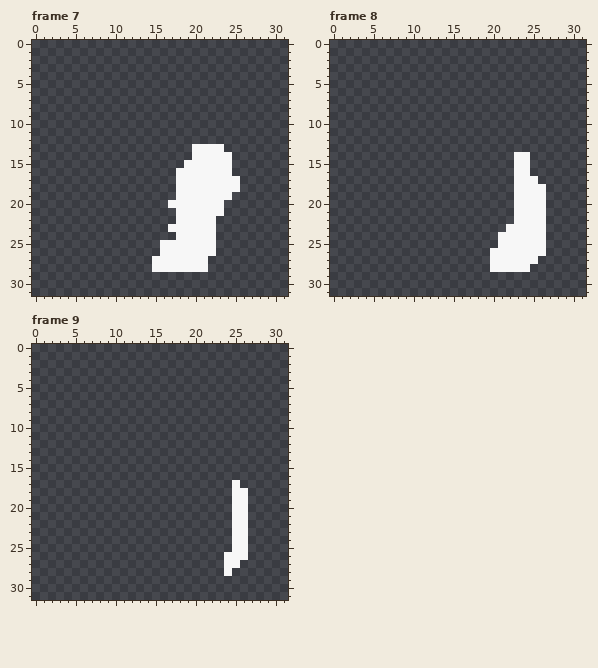
Two states of a pixel-art file, Art/Items/lock-shiny.aseprite. This is how it looked before the edit.
32x32 pixels, 17 frames. Shown: frame 7, frame 8, frame 9. The commit also changed other frames, which this record leaves out.
Now the later version:
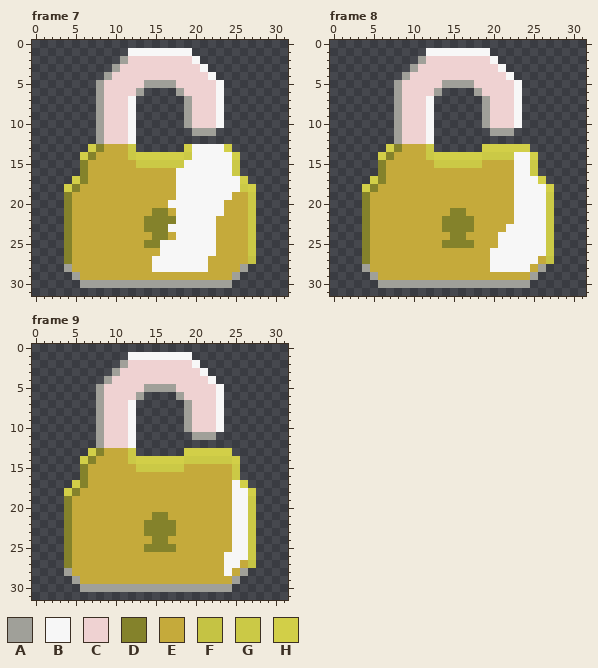
Palette (. is transparent): A #a0a099  B #f7f7f7  C #efd2d2  D #84822b  E #c5aa3b  F #c5c344  G #cbc946  H #d2cf48
The edit:
layer "Layer 1" now shown
layer "Tint" now shown
Changed rows in their new state; - is an unchanged pixel.
Frame 7, layers "Tint", "Layer 1":
first column x 4:
 1 --------BBBBBBBB--------
 2 -------ACCCCCCCCB-------
 3 ------ACCCCCCCCCCB------
 4 -----ACCCCCCCCCCCCB-----
 5 ----ACCCCCAAAACCCCCB----
 6 ----ACCCCA----ACCCCB----
 7 ----ACCCB------ACCCB----
 8 ----ACCCB------ACCCB----
 9 ----ACCCB------ACCCB----
10 ----ACCCB------ACCCB----
11 ----ACCCB-------AAA-----
12 ----ACCCB---------------
13 ---HDEEEG------H----H---
14 --HDEEEEGHHHHHHG-----H--
15 --DEEEEEEGGGGGG------G--
16 --DEEEEEEEEEEE-------G--
17 -HDEEEEEEEEEEE--------H-
18 HDEEEEEEEEEEEE--------GH
19 DEEEEEEEEEEEEE-------EEG
20 DEEEEEEEEEEEE-------EEEG
21 DEEEEEEEEEEDDE------EEEG
22 DEEEEEEEEEDDDD-----EEEEG
23 DEEEEEEEEEDDD------EEEEG
24 DEEEEEEEEEEDDE-----EEEEG
25 DEEEEEEEEEDD-------EEEEG
26 DEEEEEEEEEEE-------EEEEG
27 DEEEEEEEEEE-------EEEEEF
28 AEEEEEEEEEE-------EEEEA-
29 -AEEEEEEEEEEEEEEEEEEEA--
30 --AAAAAAAAAAAAAAAAAAA---
Frame 8, layers "Tint", "Layer 1":
first column x 4:
 1 --------BBBBBBBB--------
 2 -------ACCCCCCCCB-------
 3 ------ACCCCCCCCCCB------
 4 -----ACCCCCCCCCCCCB-----
 5 ----ACCCCCAAAACCCCCB----
 6 ----ACCCCA----ACCCCB----
 7 ----ACCCB------ACCCB----
 8 ----ACCCB------ACCCB----
 9 ----ACCCB------ACCCB----
10 ----ACCCB------ACCCB----
11 ----ACCCB-------AAA-----
12 ----ACCCB---------------
13 ---HDEEEG------HHHHHH---
14 --HDEEEEGHHHHHHGGGG--H--
15 --DEEEEEEGGGGGGEEEE--G--
16 --DEEEEEEEEEEEEEEEE--G--
17 -HDEEEEEEEEEEEEEEEE---H-
18 HDEEEEEEEEEEEEEEEEE----H
19 DEEEEEEEEEEEEEEEEEE----G
20 DEEEEEEEEEEEEEEEEEE----G
21 DEEEEEEEEEEDDEEEEEE----G
22 DEEEEEEEEEDDDDEEEEE----G
23 DEEEEEEEEEDDDDEEEE-----G
24 DEEEEEEEEEEDDEEEE------G
25 DEEEEEEEEEDDDDEEE------G
26 DEEEEEEEEEEEEEEE-------G
27 DEEEEEEEEEEEEEEE------EF
28 AEEEEEEEEEEEEEEE-----EA-
29 -AEEEEEEEEEEEEEEEEEEEA--
30 --AAAAAAAAAAAAAAAAAAA---
Frame 9, layers "Tint", "Layer 1":
first column x 4:
 1 --------BBBBBBBB--------
 2 -------ACCCCCCCCB-------
 3 ------ACCCCCCCCCCB------
 4 -----ACCCCCCCCCCCCB-----
 5 ----ACCCCCAAAACCCCCB----
 6 ----ACCCCA----ACCCCB----
 7 ----ACCCB------ACCCB----
 8 ----ACCCB------ACCCB----
 9 ----ACCCB------ACCCB----
10 ----ACCCB------ACCCB----
11 ----ACCCB-------AAA-----
12 ----ACCCB---------------
13 ---HDEEEG------HHHHHH---
14 --HDEEEEGHHHHHHGGGGGGH--
15 --DEEEEEEGGGGGGEEEEEEG--
16 --DEEEEEEEEEEEEEEEEEEG--
17 -HDEEEEEEEEEEEEEEEEEE-H-
18 HDEEEEEEEEEEEEEEEEEEE--H
19 DEEEEEEEEEEEEEEEEEEEE--G
20 DEEEEEEEEEEEEEEEEEEEE--G
21 DEEEEEEEEEEDDEEEEEEEE--G
22 DEEEEEEEEEDDDDEEEEEEE--G
23 DEEEEEEEEEDDDDEEEEEEE--G
24 DEEEEEEEEEEDDEEEEEEEE--G
25 DEEEEEEEEEDDDDEEEEEEE--G
26 DEEEEEEEEEEEEEEEEEEE---G
27 DEEEEEEEEEEEEEEEEEEE--EF
28 AEEEEEEEEEEEEEEEEEEE-EA-
29 -AEEEEEEEEEEEEEEEEEEEA--
30 --AAAAAAAAAAAAAAAAAAA---
Pixel boxes of the changes (left, top, right, bottom) in both pictures:
added: (64, 48, 256, 288)
added: (362, 48, 554, 288)
added: (64, 352, 256, 592)
